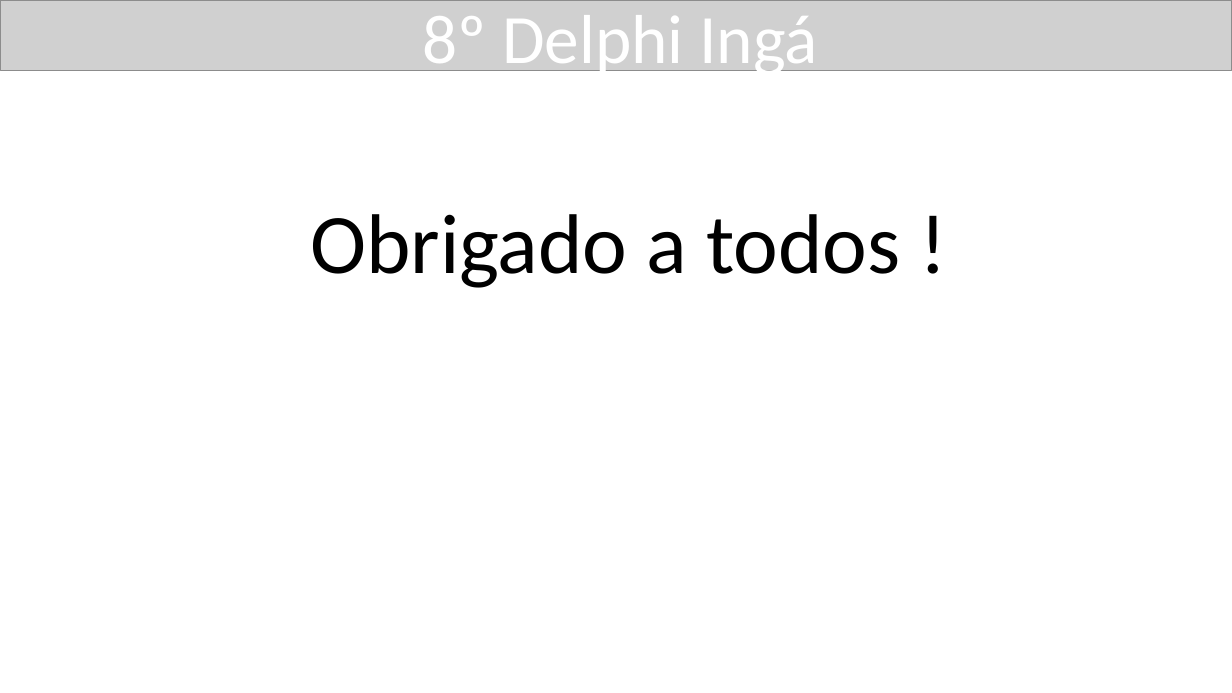
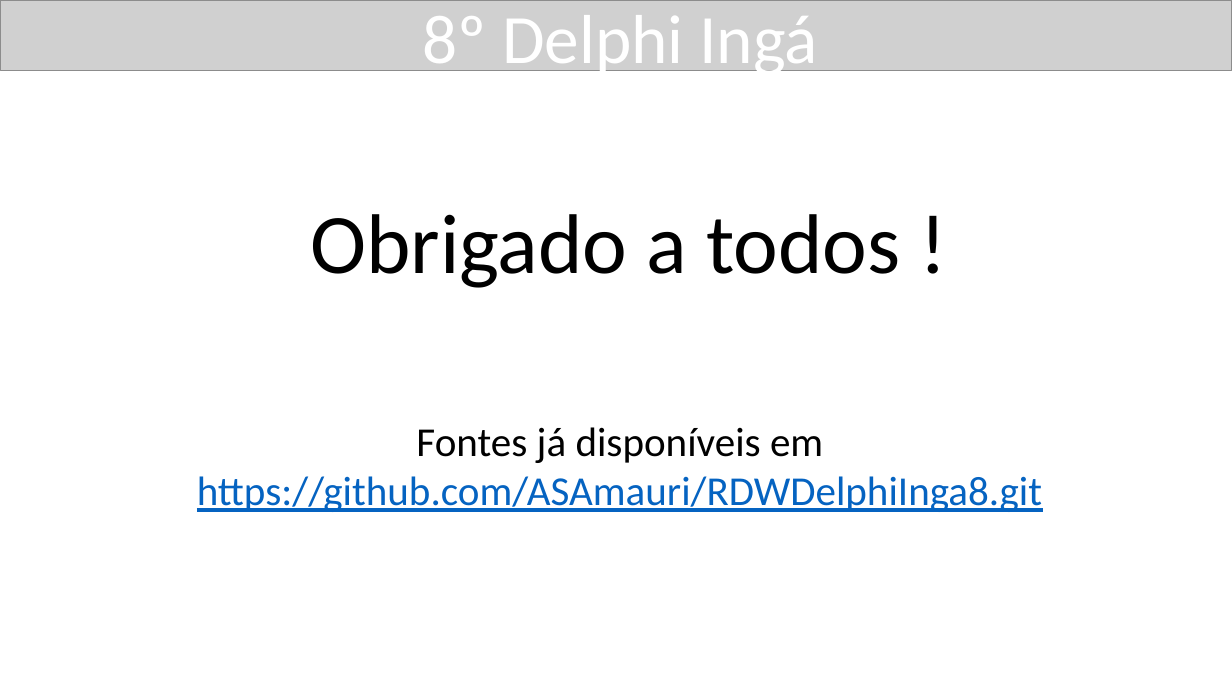
Before and after one commit to ASAmauri/RDWDelphiInga8, a slide deck: slide 6 of REST DataWare – Simples e Rápido em modo.pptx. Drawn at 1232x693 pixels with LibreOffice and Linux fonts; fonts in the diff are those of the drawing; grey boxes stand for pictures. Boxes give left, top, right and bottom in pixels: in the first picture for what was removed or moved away, otherwise in the second. Text is boxed around its words. In the diff, an @@ line names an element or a change of style, - is before the commit and + after.

Commit message:
RDWDelphiInga8 - master - Apresentação

```diff
--- a/REST DataWare – Simples e Rápido em modo.pptx
+++ b/REST DataWare – Simples e Rápido em modo.pptx
@@ text added at <box>197,427,1042,512</box>, 32 pt, text #0563C1, underline @@
+Fontes já disponíveis em
+https://github.com/ASAmauri/RDWDelphiInga8.git
```
